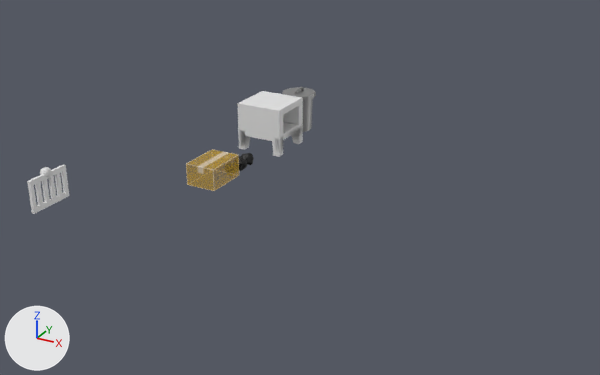
An edit to the FBX model Gaming Capstone Project/Assets/Art/Models/CommsDownAssets1.fbx, drawn before and after from the same camera.
One viewpoint serves both versions: a 50 mm camera at (32.7, -36.1, 20.4) aimed at (10.1, 4.8, -0.1). The axes (+X, +Y, +Z) are drawn at lower left. The lights are the same throughout. Where no turn or scale is listed for an object, it has been applied to the vertices.

In view in the first picture: 'Box', 'Furnace', 'Furnace Door'.
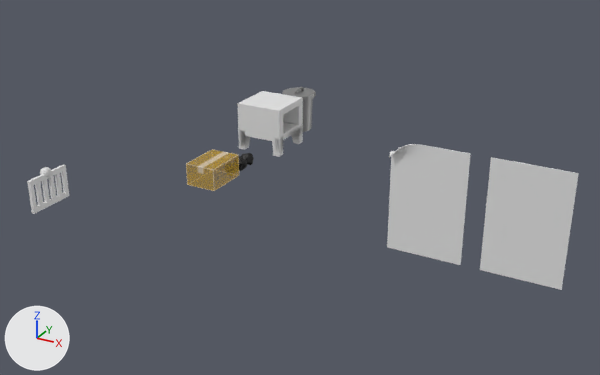
Where the newer file only moved an object's origin or applied its transform, the numbers keep the older frame.

Patch to the scene script:
```diff
--- a/Gaming Capstone Project/Assets/Art/Models/CommsDownAssets1.fbx.py
+++ b/Gaming Capstone Project/Assets/Art/Models/CommsDownAssets1.fbx.py
@@ me_plane_008 @@
+me_plane_008.from_pydata(...)  # 850 vertices, 848 faces; spans x -2.0..2.0, y -0.34..0.0, z -3.0..3.0
@@ me_plane_009 @@
+me_plane_009.from_pydata(...)  # 850 vertices, 848 faces; spans x -2.0..2.0, y -0.05..0.0, z -3.0..3.0
@@ ob_plane @@
+ob_plane = bpy.data.objects.new('Plane', me_plane_008)
+ob_plane.location = (20.0, 0.0, 3.0)
@@ ob_plane_001 @@
+ob_plane_001 = bpy.data.objects.new('Plane.001', me_plane_009)
+ob_plane_001.location = (25.0, 0.0, 3.0)
```

Where the change shows, as pixel boxes [x1, y1, x2, y2] in the pictures (600 x 375 px):
'Plane.001', added: after [480, 157, 579, 290]
'Plane', added: after [387, 144, 471, 265]
